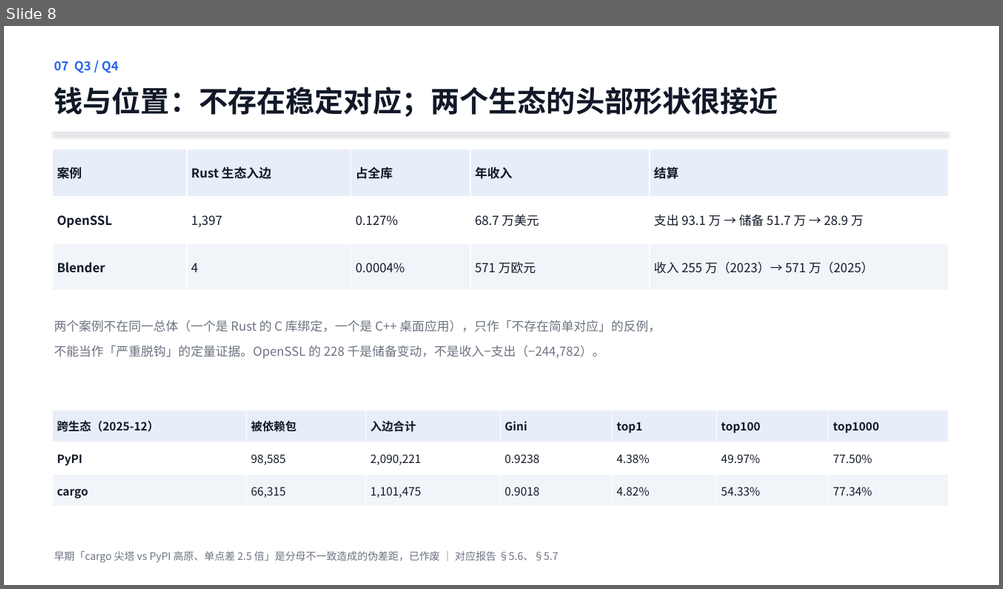
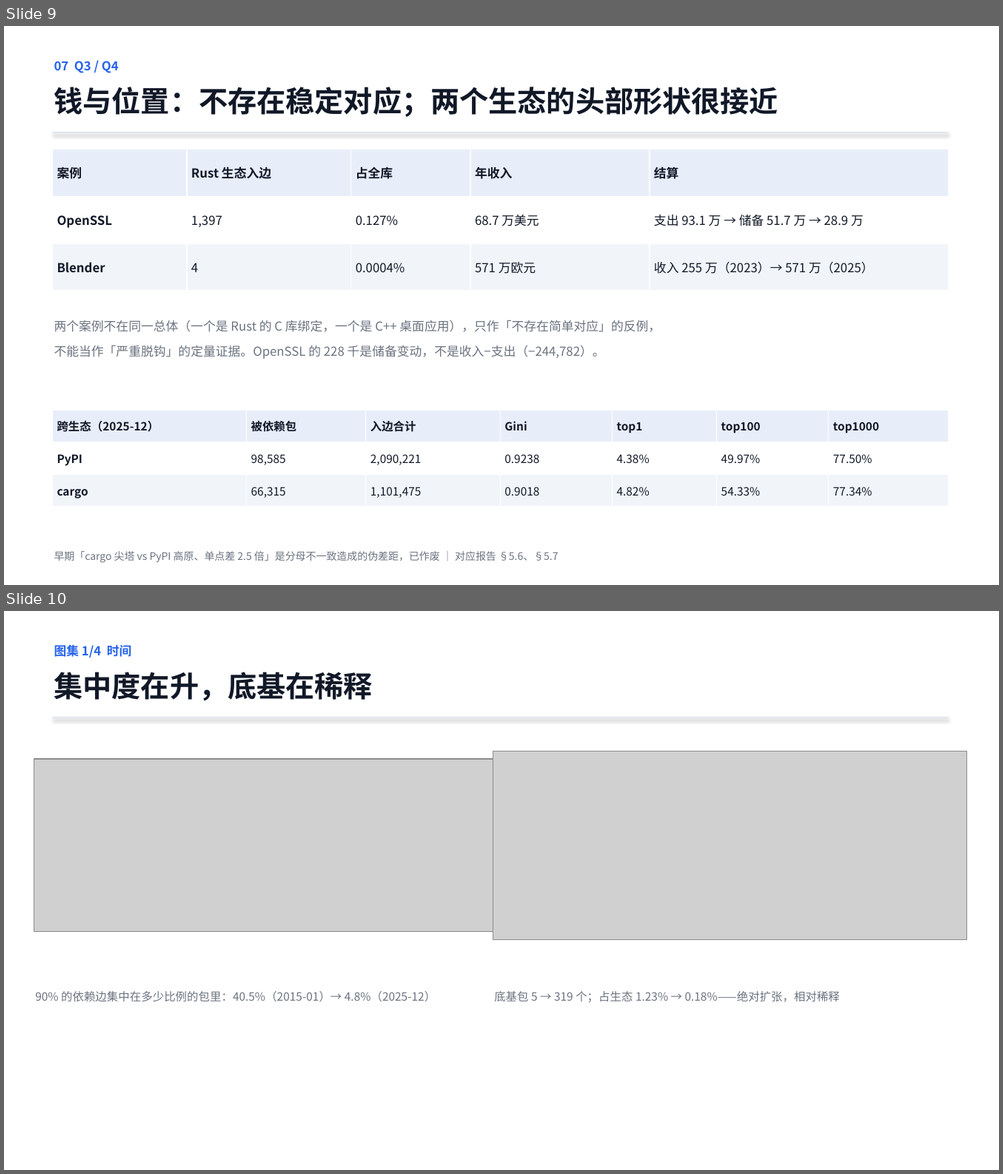
Before and after one commit to lzt-2077/opensource-infra-midterm, a slide deck: 中期展示.pptx. Shown one above the other, each under a label of ours: slide 8 before the commit, slides 9 and 10 after it. The pictures are 1003x589 and 1003x1174 pixels, drawn with LibreOffice and Linux fonts; fonts in the diff are those of the drawing; grey boxes stand for pictures. Boxes give left, top, right and bottom in pixels: in the first picture for what was removed or moved away, otherwise in the second. Text is boxed around its words. In the diff, an @@ line names an element or a change of style, - is before the commit and + after.

Commit message:
图集：5 张核心图 + 血缘图 + 领域分块 + 月度增量，PPT 扩到 14 页

```diff
--- a/中期展示.pptx
+++ b/中期展示.pptx
@@ slide 10 added at (4,611,999,1170), background #FFFFFF @@
@@ text added at (54,643,132,659), 12 pt, text #2563EB, bold @@
+图集 1/4 时间
@@ text added at (54,672,373,701), 28 pt, text #111827, bold @@
+集中度在升，底基在稀释
@@ rectangle added at (53,717,948,718), fill #E2E8F0 @@
@@ picture added at (34,759,508,932) @@
@@ picture added at (492,752,967,940) @@
@@ text added at (35,991,435,1002), 11 pt, text #6B7280 @@
+90% 的依赖边集中在多少比例的包里：40.5%（2015-01）→ 4.8%（2025-12）
@@ text added at (494,991,839,1002), 11 pt, text #6B7280 @@
+底基包 5 → 319 个；占生态 1.23% → 0.18%——绝对扩张，相对稀释
@@ what was slide 8 is now slide 9 @@
```
Also in this commit, not shown: 2 slides changed, 4 other slides added, 16 other files.
